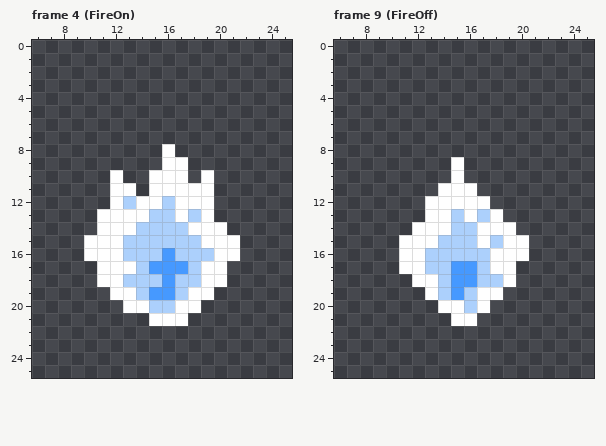
File history of a pixel-art file, _Data/FX/FirePillar/FirePillarWhite.aseprite. The first picture shows the starting point.
32x32 pixels, 12 frames. Shown: frame 4 (FireOn): x 6..25, y 0..25; frame 9 (FireOff): x 6..25, y 0..25. The commit also changed other frames, which this record leaves out.
After:
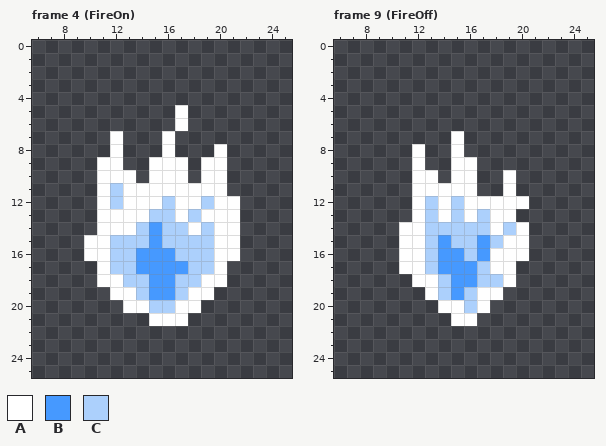
Palette (. is transparent): A #ffffff  B #4699ff  C #acd0fc
Diff:
--- frame 4 (FireOn)
@@ x 6..25 @@
  4 ....................
- 5 ....................
- 6 ....................
- 7 ....................
- 8 ..........A.........
- 9 ..........AA........
-10 ......A..AAA.A......
-11 ......AA.AAAAA......
-12 ......ACAACAAA......
-13 .....AAAACCACA......
-14 .....AAACCCCAAA.....
-15 ....AAACCCCCCAAA....
-16 ....AAACCCBCCCAA....
-17 .....AAACBBBCAA.....
-18 .....AACCCBCCAA.....
+ 5 ...........A........
+ 6 ...........A........
+ 7 ......A...A.........
+ 8 ......A...A...A.....
+ 9 .....AA..AAA.AA.....
+10 .....AAA.AAA.AA.....
+11 .....ACAAAAAAAA.....
+12 .....ACAAACAACAA....
+13 .....AAAACCACAAA....
+14 .....AAACBCCACAA....
+15 ....AACCCBCCCCAA....
+16 ....AACCBBBCCCAA....
+17 .....ACCBBBBCCA.....
+18 .....AACCBBCCAA.....
 19 ......AACBBCAA......
--- frame 9 (FireOff)
@@ x 9..22 @@
  6 ..............
- 7 ..............
- 8 ..............
- 9 ......A.......
-10 ......A.......
-11 .....AAA......
-12 ....AAAAA.....
-13 ....AACACA....
-14 ...AAACCAAA...
-15 ..AAACCCACAA..
-16 ..AACCCCCAAA..
-17 ..AACCBBCAA...
+ 7 ......A.......
+ 8 ...A..A.......
+ 9 ...A..AA......
+10 ...AA.AA..A...
+11 ...AAAAA..A...
+12 ...ACACAAAAA..
+13 ...ACACACAA...
+14 ..AACCCCCACA..
+15 ..AACBCCBCAA..
+16 ..AACBBCBAAA..
+17 ..AACBBBCAA...
 18 ...AACBBCCA...
